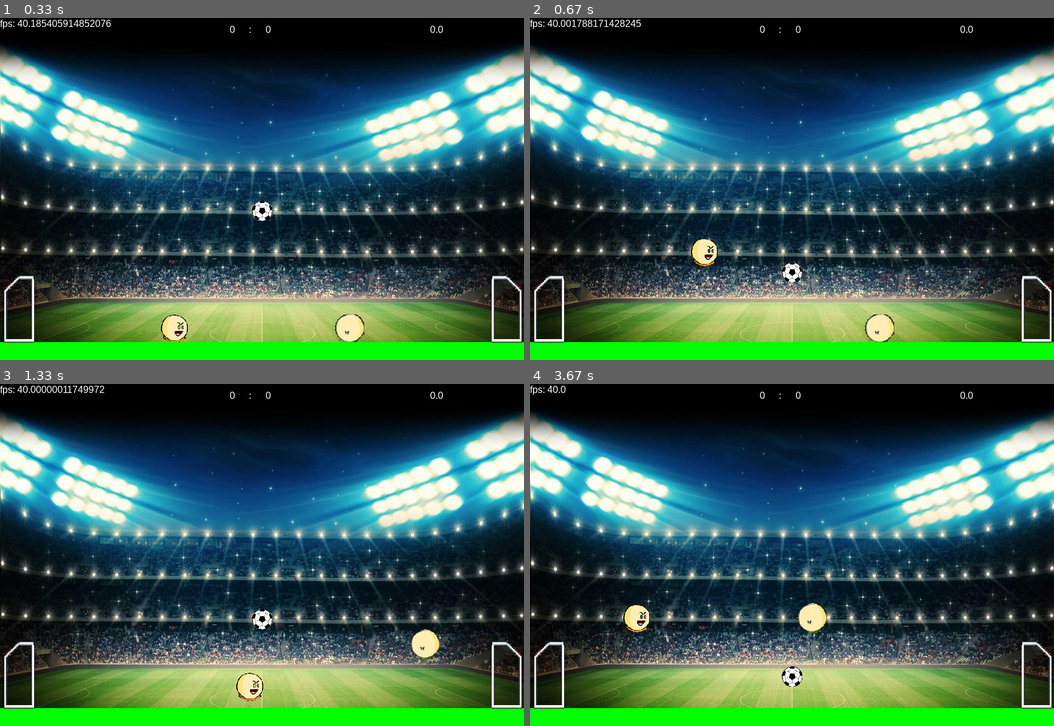
Above: before the commit, frames 1-4 (two rows, left to right).
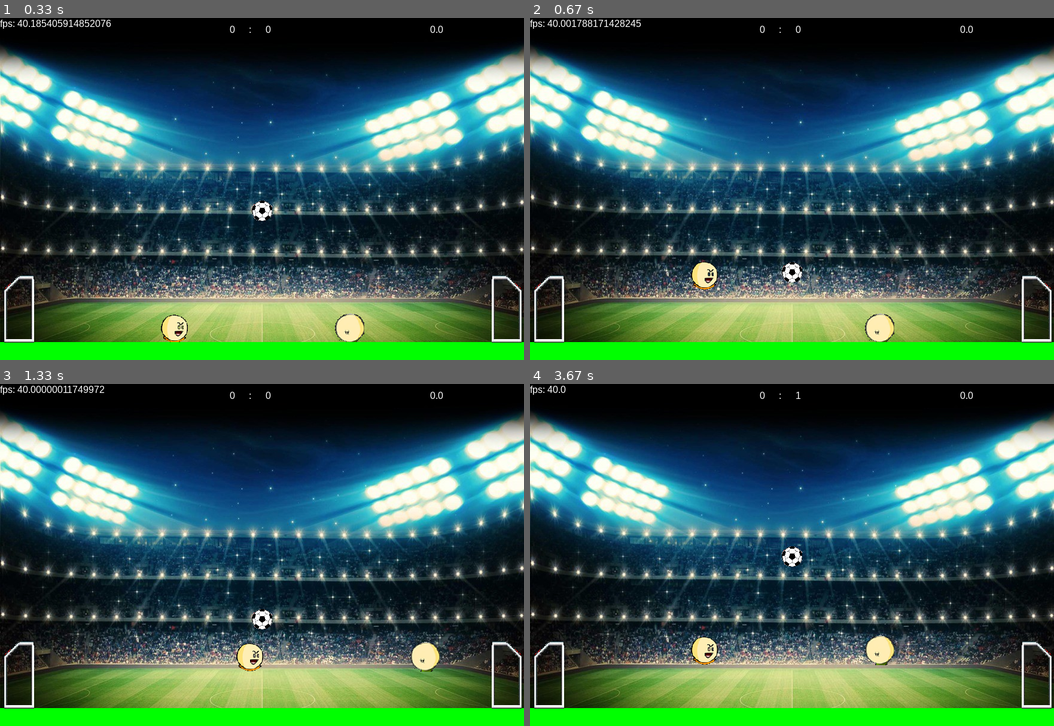
Above: after the commit, the same moments.

Repository: pedrooa/Projeto-Final
Game: pygame game, started from main_2_VersãoPedrão.py
Same seed, same stepped clock (60 frames per second), same inputs: the game is played once before the commit and once after it.
Inputs:
- Up to frame 1 (0.33 s): no input
- Up to frame 2 (0.67 s): tap W at 0.33 s
- Up to frame 3 (1.33 s): hold Right 0.67-1.13 s; hold D 0.67-1.13 s; hold Up from 1.17 s (still down); hold W from 1.17 s (still down)
- Up to frame 4 (3.67 s): release Up at 1.47 s; release W at 1.47 s; hold Right 1.5-1.97 s; hold D 1.5-1.97 s; hold Left 2-2.53 s; hold A 2-2.53 s; hold Down 2.57-2.87 s; hold S 2.57-2.87 s; hold Left 2.9-3.3 s; hold A 2.9-3.3 s; hold Up from 3.33 s (still down); hold W from 3.33 s (still down)

Frame 1 is identical in both runs. In frame 2, 0.6% of the frame differs, in the area x 30-36%, y 64-80%; in frame 3, 1.1%; in frame 4, 1.8%, in the area x 17-70%, y 2-89%.

Commit message:
Jump melhorado

Diff:
--- a/Sprites.py
+++ b/Sprites.py
@@ -93,7 +93,7 @@
         hits = pg.sprite.spritecollide(self, self.game.plataformas, False)
         self.rect.y -= 1
         if hits:
-            self.vel.y = -15
+            self.vel.y = -12
 
     def update(self):
         self.acc = vetor(0, gravidade)
